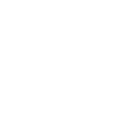
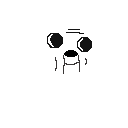
Layers edited between the first and the second 128 × 128 image:
showed group "Auxiliar" (8 layers) over [47, 29, 92, 74]
showed "Cara" over [47, 29, 92, 74]
